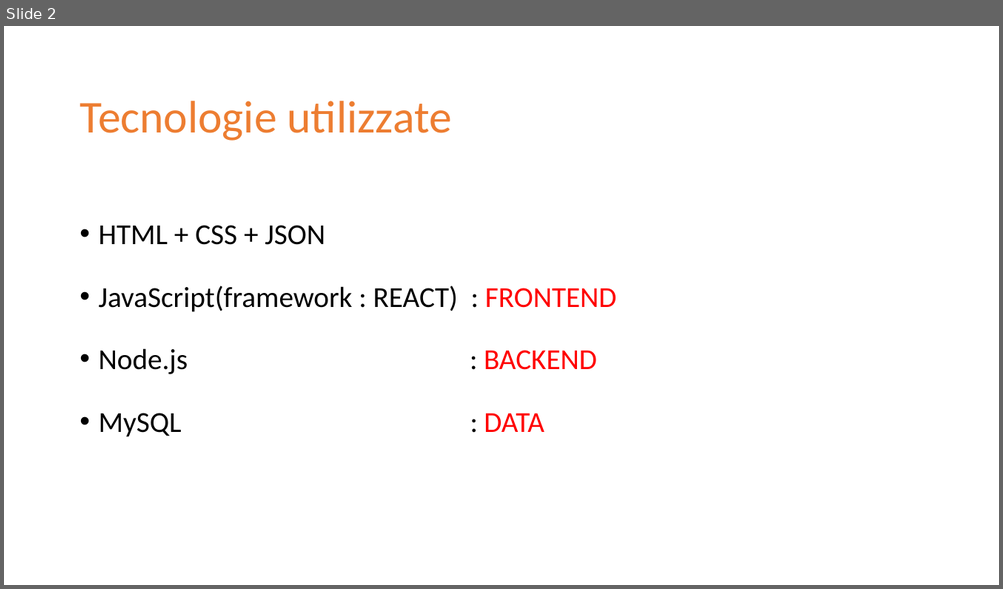
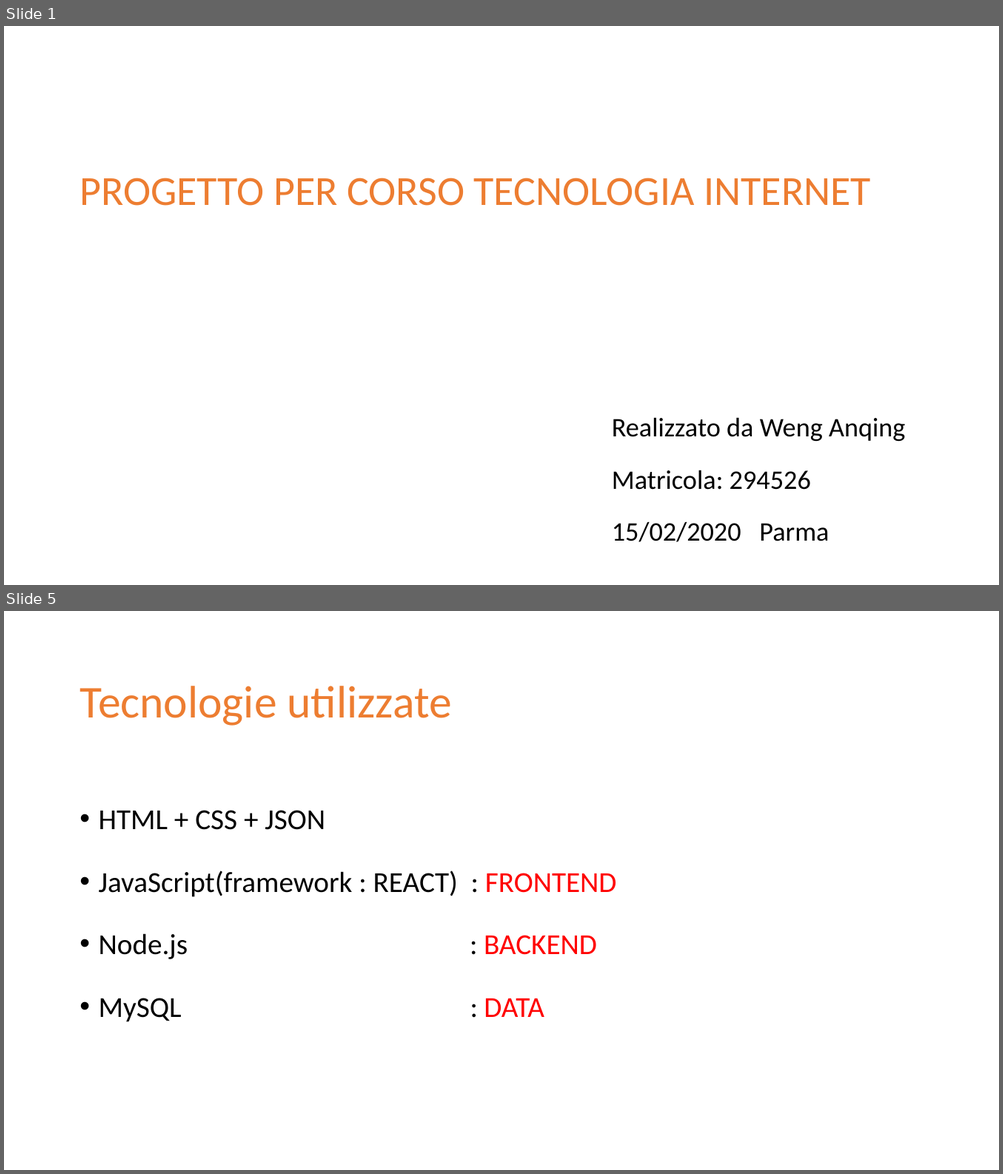
Before and after one commit to WengAnqing/Progetto-IT, a slide deck: Progetto IT.pptx. Shown one above the other, each under a label of ours: slide 2 before the commit, slides 1 and 5 after it; the slides between them are not shown. The pictures are 1003x589 and 1003x1174 pixels, drawn with LibreOffice and Linux fonts; fonts in the diff are those of the drawing. Boxes give left, top, right and bottom in pixels: in the first picture for what was removed or moved away, otherwise in the second. Text is boxed around its words. In the diff, an @@ line names an element or a change of style, - is before the commit and + after.

```diff
--- a/Progetto IT.pptx
+++ b/Progetto IT.pptx
@@ slide 1 added at [4,26,999,585], background #FFFFFF @@
@@ title added at [79,178,871,206], 40 pt, text #ED7D31 @@
+PROGETTO PER CORSO TECNOLOGIA INTERNET
@@ text added at [612,417,905,543], 25.9 pt, text #000000 @@
+Realizzato da Weng Anqing
+Matricola: 294526
+15/02/2020 Parma
@@ what was slide 2 is now slide 5 @@
```
Also in this commit, not shown: 3 slides changed, 4 other slides added.
